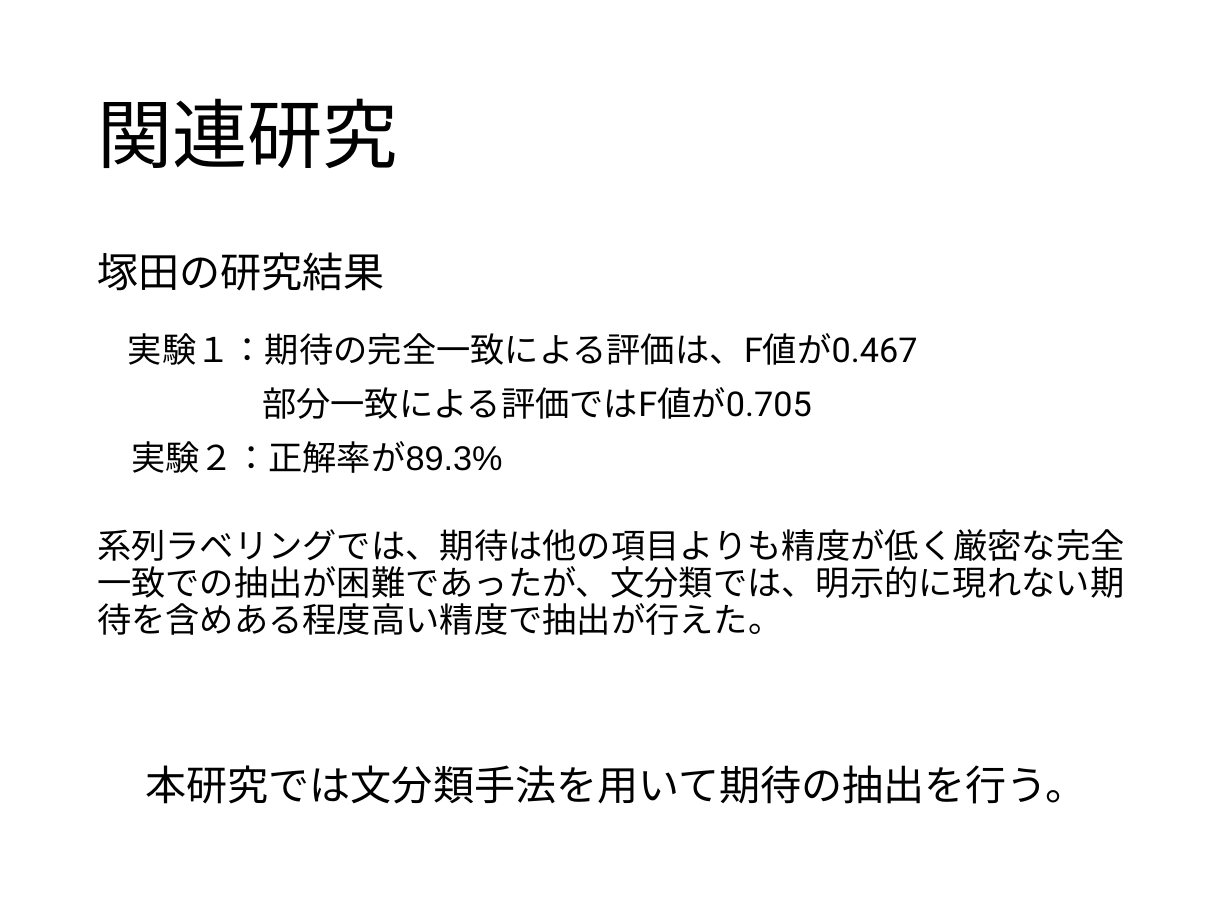
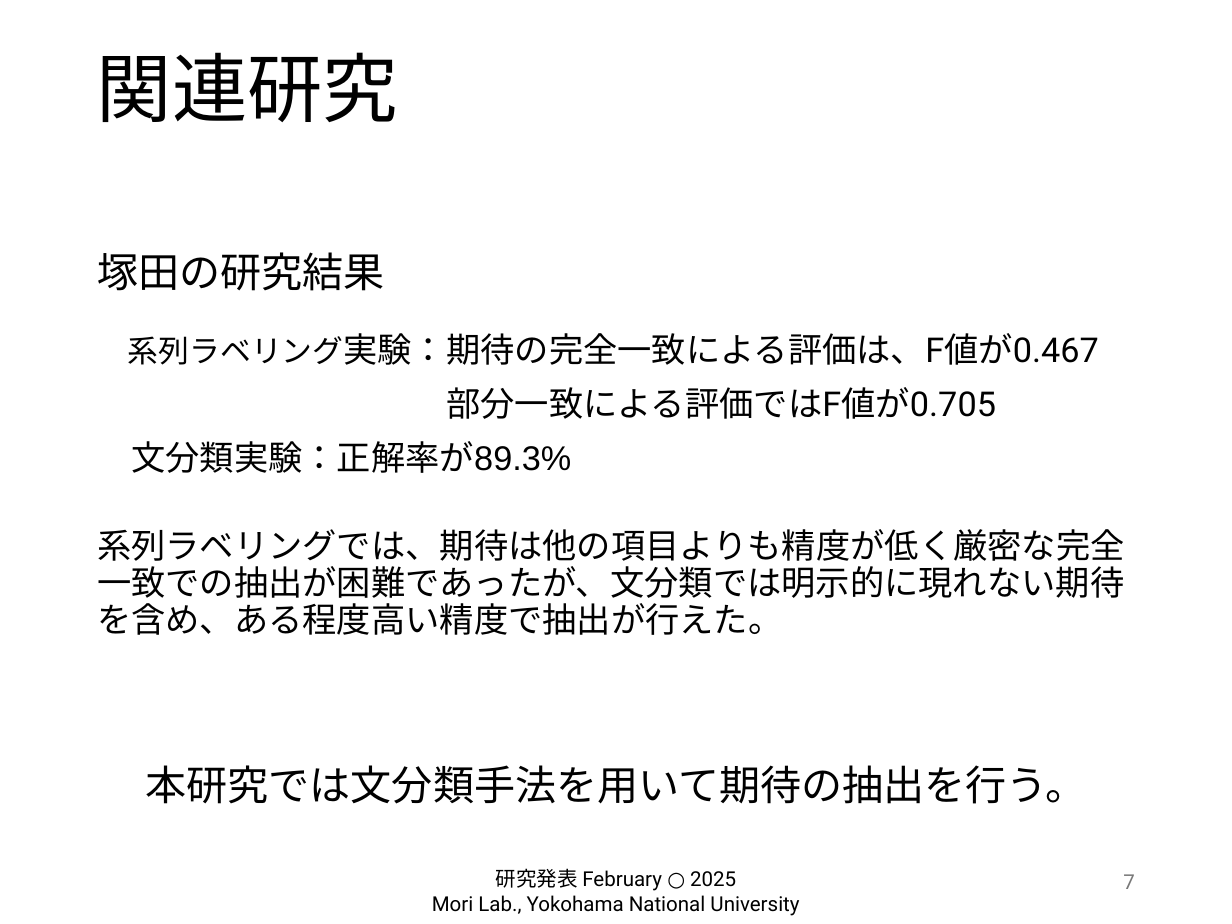
Before and after one commit to hiiragi-moon/graduation-research, a slide deck: slide 7 of 卒研発表.pptx. Drawn at 1232x924 pixels with LibreOffice and Linux fonts; fonts in the diff are those of the drawing; background and template pictures are left out. Boxes give left, top, right and bottom in pixels: in the first picture for what was removed or moved away, otherwise in the second. Text is boxed around its words. In the diff, an @@ line names an element or a change of style, - is before the commit and + after.

```diff
--- a/卒研発表.pptx
+++ b/卒研発表.pptx
@@ title "関連研究": place and size @@
-title "関連研究" at [97,98,398,168]
+title "関連研究" at [97,52,398,122]
@@ text at [128,333,1098,365]: text changed @@
-実験１：期待の完全一致による評価は、F値が0.467
+系列ラベリング実験：期待の完全一致による評価は、F値が0.467
@@ text at [97,441,1125,635]: text changed @@
-実験２：正解率が89.3%
-系列ラベリングでは、期待は他の項目よりも精度が低く厳密な完全一致での抽出が困難であったが、文分類では、明示的に現れない期待を含めある程度高い精度で抽出が行えた。
+文分類実験：正解率が89.3%
+系列ラベリングでは、期待は他の項目よりも精度が低く厳密な完全一致での抽出が困難であったが、文分類では明示的に現れない期待を含め、ある程度高い精度で抽出が行えた。
@@ text added at [432,868,799,916], 12 pt, text #000000 @@
+研究発表 February ○ 2025
+Mori Lab., Yokohama National University
@@ page number added at [1123,874,1135,889], 12 pt, text #797979 @@
+7
```
Also in this commit, not shown: 21 other slides changed, 1 slide added, 1 slide removed, 42 other files.
